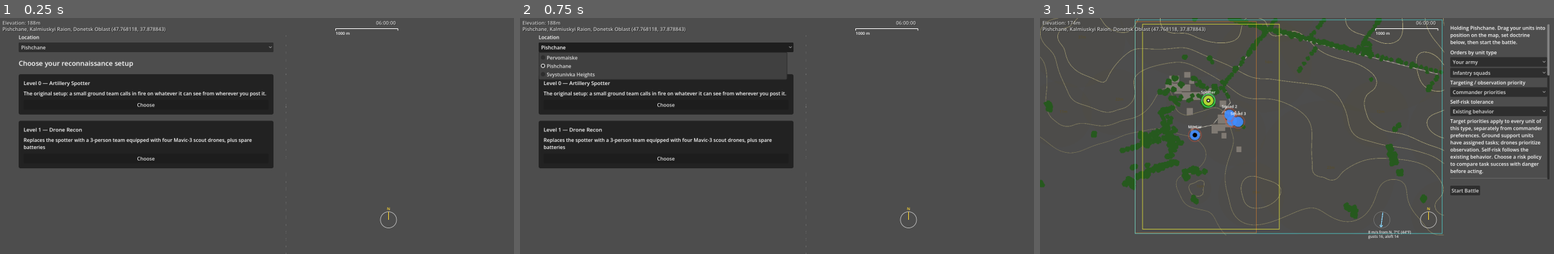
Above: before the commit, frames 1-3 (left to right).
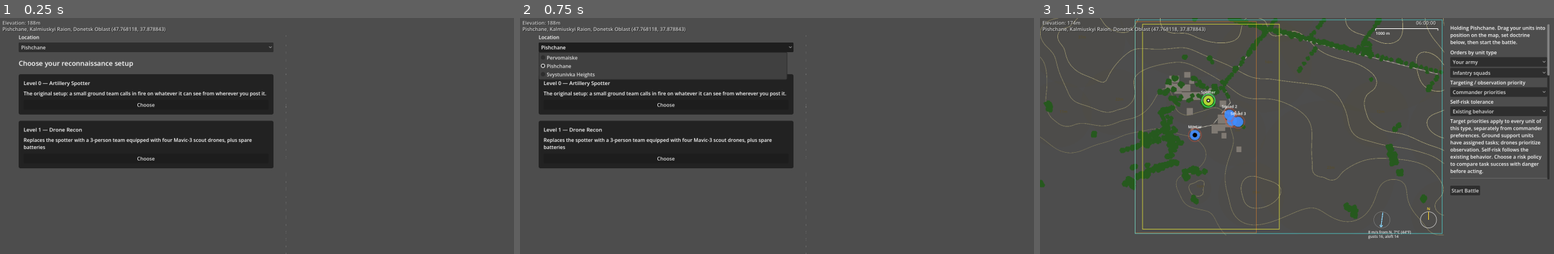
Above: after the commit, the same moments.

Repository: verybadcat/Drones
Game: Godot game, scene res://scenes/Main.tscn
Same seed, same stepped clock (60 frames per second), same inputs: the game is played once before the commit and once after it. Sound files missing from this copy of the repository are replaced by a short silence.
Inputs:
- Up to frame 1 (0.25 s): no input
- Up to frame 2 (0.75 s): click "Pishchane" at 0.5 s
- Up to frame 3 (1.5 s): click "Choose" at 1.25 s

The runs differ from the first frame. In frame 1, 0.1% of the frame differs, in the area x 65-78%, y 1-90%; in frame 2, 0.1%; in frame 3, nothing differs.

Commit message:
The first screen no longer shows the scale bar, the clock or the compass
Co-Authored-By: Claude Sonnet 5 <noreply@anthropic.com>

Diff:
--- a/scripts/main.gd
+++ b/scripts/main.gd
@@ -466,13 +466,21 @@
 	# battle's weather is only rolled when deployment starts (_show_deployment),
 	# and the previous battle's must not linger here.
 	Weather.current = null
-	_map_hud_overlay.queue_redraw()
+	_set_map_marks_visible(false)
 
 	level_select_screen = LevelSelectScreen.new()
 	level_select_screen.score_log = score_log # one history, one path (and the same headless guard)
 	level_select_screen.mode_chosen.connect(_on_recon_mode_chosen)
 	level_select_screen.map_chosen.connect(_on_map_chosen)
 	add_child(level_select_screen)
+
+
+## The scale bar, compass, weather block and the tactical clock belong to the map and
+## the battle: not on the level-select screen, back from deployment on.
+func _set_map_marks_visible(shown: bool) -> void:
+	_map_hud_overlay.map_marks_visible = shown
+	_map_hud_overlay.queue_redraw()
+	_clock_label.visible = shown
 
 
 ## The map dropdown changed — switch GameConfig's own active map, then
@@ -495,7 +503,7 @@
 	# A fresh March draw for this battle — shown on the map from the moment
 	# deployment starts, and used as-is by BattleManager.start_battle.
 	Weather.current = Weather.roll()
-	_map_hud_overlay.queue_redraw()
+	_set_map_marks_visible(true)
 
 	deployment_screen = DeploymentScreen.new()
 	deployment_screen.recon_mode = recon_mode
--- a/scripts/map_hud_overlay.gd
+++ b/scripts/map_hud_overlay.gd
@@ -15,7 +15,19 @@
 ## directly: "please put a scale onto the map" from a player who had no
 ## way to know one already existed in the code.
 
+## Whether the map marks (scale bar, compass, weather) are drawn at all. main.gd turns
+## them off while the level-select screen is up — that screen has no map to measure
+## yet — and on again from deployment on.
+var map_marks_visible: bool = true:
+	set(value):
+		if value != map_marks_visible:
+			map_marks_visible = value
+			queue_redraw()
+
+
 func _draw() -> void:
+	if not map_marks_visible:
+		return
 	var bar_m := 1000.0
 	var bar_px: float = bar_m * GameConfig.PIXELS_PER_METER
 	var origin := Vector2(GameConfig.CAMERA_VIEWPORT_WIDTH_PX - 20.0 - bar_px, 34.0) # below main.gd's own _clock_label, which sits at y=4
--- /dev/null
+++ b/scripts/tests/test_map_marks_by_screen.gd
@@ -0,0 +1,40 @@
+extends SceneTree
+## The scale bar, compass and weather block (MapHudOverlay) and the tactical clock belong
+## to the map and the battle, not to the screen where a scenario is chosen: the first
+## screen shows none of them ("I don't want the 1000 m scale above it until we get to the
+## next screen. Also the 6:00 part is not needed on this screen. We also don't need the
+## 'North' compass"), deployment onward shows them, and coming back to the first screen
+## hides them again. The location readout stays on every screen.
+##
+## Run: godot --headless --path . --script scripts/tests/test_map_marks_by_screen.gd
+var failures := 0
+
+func check(condition: bool, message: String) -> void:
+	if not condition:
+		failures += 1
+		push_error(message)
+
+func _initialize() -> void:
+	call_deferred("run")
+
+func run() -> void:
+	var main = load("res://scripts/main.gd").new()
+	root.add_child(main)
+	await process_frame
+	check(main.level_select_screen != null, "Setup: the game opens on the level-select screen")
+	check(not main._map_hud_overlay.map_marks_visible, "The first screen draws no scale bar, compass or weather")
+	check(not main._clock_label.visible, "...and no clock")
+	check(main._location_label.visible, "...but the location readout stays")
+	main._show_deployment()
+	await process_frame
+	check(main._map_hud_overlay.map_marks_visible and main._clock_label.visible, "Deployment shows the scale bar, compass and clock again")
+	main._show_level_select()
+	await process_frame
+	check(not main._map_hud_overlay.map_marks_visible and not main._clock_label.visible, "Back on the first screen they are hidden again")
+	check(main._location_label.visible, "...with the location readout still there")
+	main._show_deployment()
+	main._on_start_pressed()
+	await process_frame
+	check(main._map_hud_overlay.map_marks_visible and main._clock_label.visible, "The battle shows them")
+	print("Map marks by screen tests: %d failures" % failures)
+	quit(1 if failures else 0)
Not shown, added: scripts/tests/test_map_marks_by_screen.gd.uid
Not shown, changed: docs/designs/tactical-commander-doctrine.md
